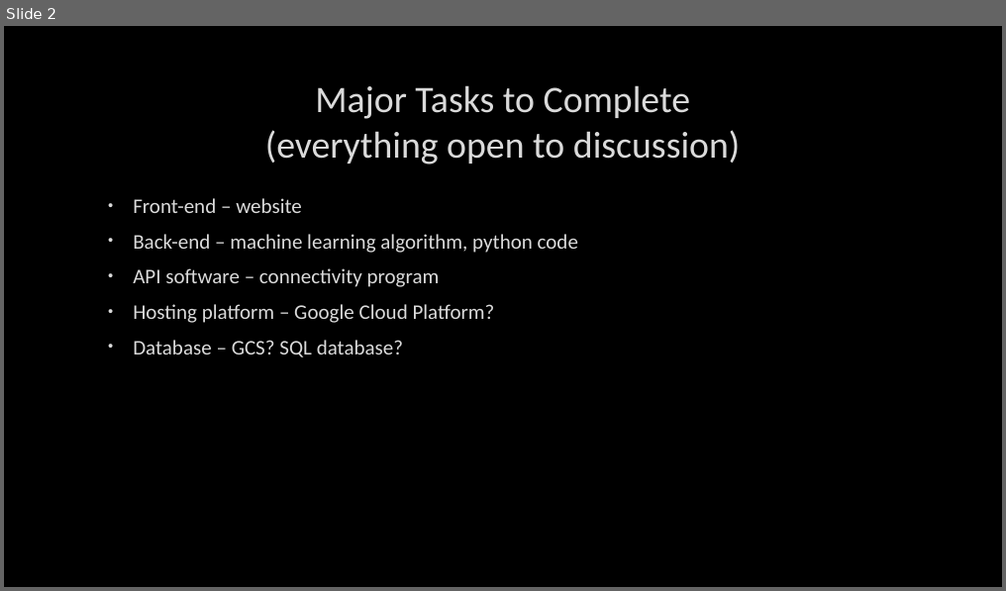
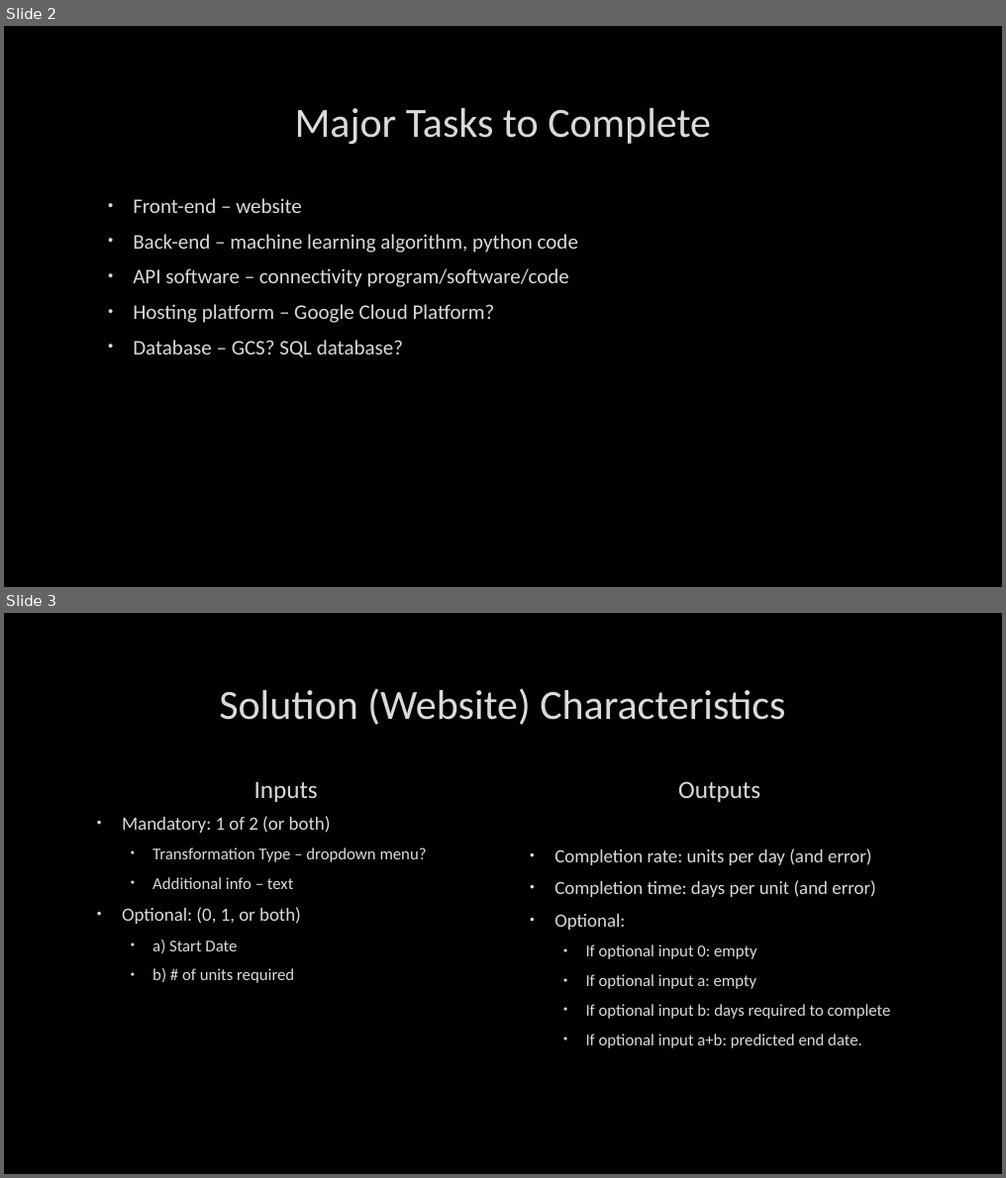
Before and after one commit to danylokolos/Construction-Management, a slide deck: DanyloThoughts.pptx. Shown one above the other, each under a label of ours: slide 2 before the commit, slides 2 and 3 after it. The pictures are 1006x591 and 1006x1178 pixels, drawn with LibreOffice and Linux fonts; fonts in the diff are those of the drawing; background and template pictures are left out. Boxes give left, top, right and bottom in pixels: in the first picture for what was removed or moved away, otherwise in the second. Text is boxed around its words. In the diff, an @@ line names an element or a change of style, - is before the commit and + after.

```diff
--- a/DanyloThoughts.pptx
+++ b/DanyloThoughts.pptx
@@ slide 3 added at (4,613,1002,1174), background picture (left out) @@
@@ title added at (219,688,785,725), 40 pt, text #DADADA @@
+Solution (Website) Characteristics
@@ text added at (254,781,318,802), 24 pt, text #DADADA @@
+Inputs
@@ text added at (678,781,760,802), 24 pt, text #DADADA @@
+Outputs
@@ text added at (122,816,427,983), 16 pt, text #DADADA @@
+• Mandatory: 1 of 2 (or both)
+  • Transformation Type – dropdown menu?
+  • Additional info – text
+• Optional: (0, 1, or both)
+  • a) Start Date
+  • b) # of units required
@@ text added at (554,849,891,1049), 16 pt, text #DADADA @@
+• Completion rate: units per day (and error)
+• Completion time: days per unit (and error)
+• Optional:
+  • If optional input 0: empty
+  • If optional input a: empty
+  • If optional input b: days required to complete
+  • If optional input a+b: predicted end date.
@@ slide 2 changed as well @@
@@ title at (295,108,711,144): text changed; size 36 to 40 pt @@
-Major Tasks to Complete
-(everything open to discussion)
+Major Tasks to Complete
@@ text at (133,269,569,287): text changed @@
-• API software – connectivity program
+• API software – connectivity program/software/code
```
Also in this commit, not shown: 1 other slide changed, 2 slides removed.
